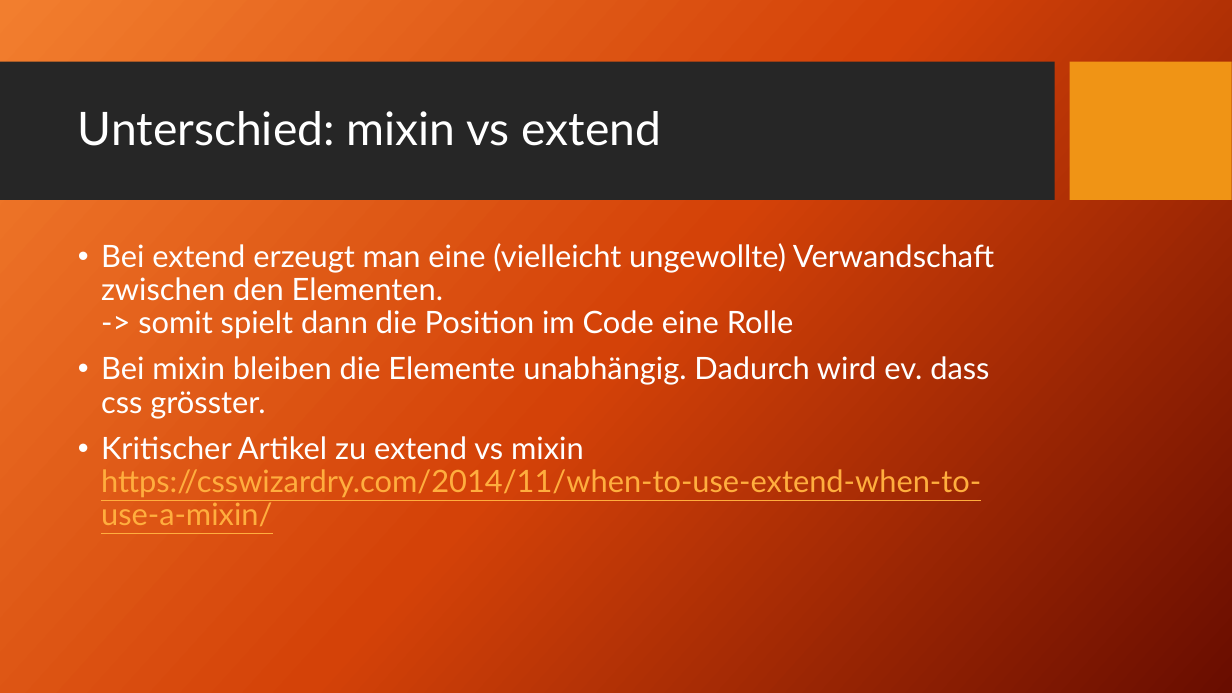
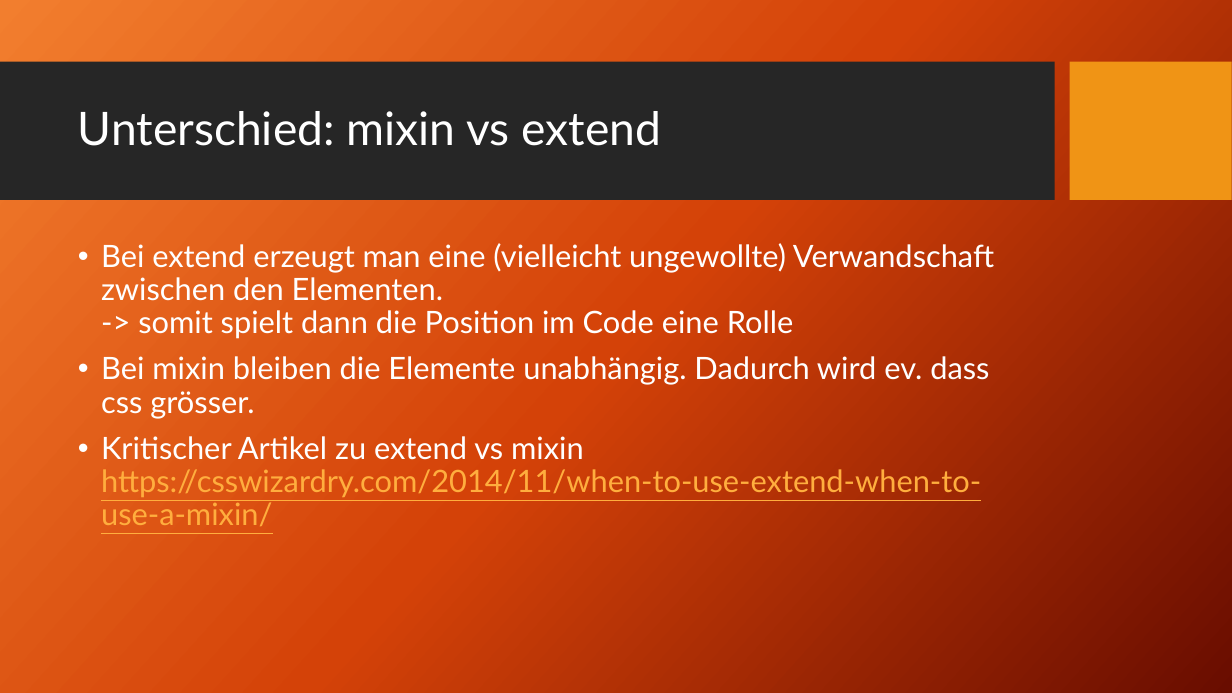
Before and after one commit to TomFrey/htmlCssBasicUebungen, a slide deck: slide 31 of sassSchulung.pptx (slide 30 before the commit). Drawn at 1232x693 pixels with LibreOffice and Linux fonts; fonts in the diff are those of the drawing; background and template pictures are left out. Boxes give left, top, right and bottom in pixels: in the first picture for what was removed or moved away, otherwise in the second. Text is boxed around its words. In the diff, an @@ line names an element or a change of style, - is before the commit and + after.

Commit message:
mixin content plus Übung dazu hinzugefügt.

```diff
--- a/sassSchulung.pptx
+++ b/sassSchulung.pptx
@@ text at (101, 356, 989, 419): text changed @@
-• Bei mixin bleiben die Elemente unabhängig. Dadurch wird ev. dass css grösster.
+• Bei mixin bleiben die Elemente unabhängig. Dadurch wird ev. dass css grösser.
```
Also in this commit, not shown: 1 other slide changed, 2 slides added, 1 slide removed, 6 other files.
